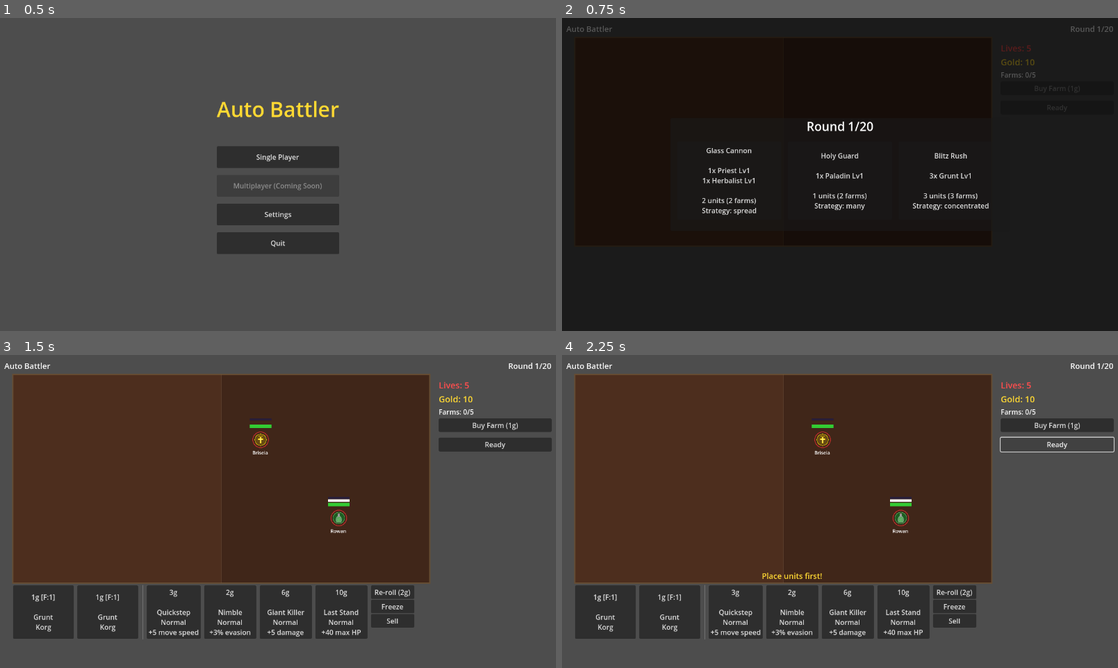
Above: before the commit, frames 1-4 (two rows, left to right).
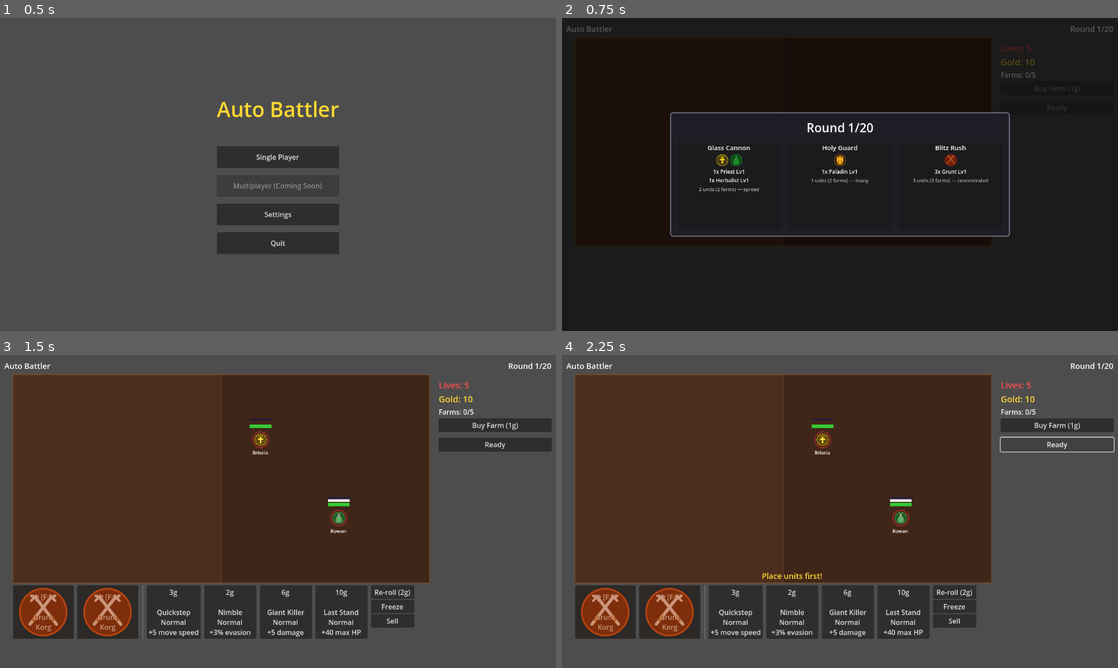
Above: after the commit, the same moments.

Repository: MarcelineVPQ/auto_battler
Game: Godot game, scene res://scenes/menu/main_menu.tscn
Two runs of this game, one before a commit and one after it. Both use one fixed random seed, a clock stepped at 60 frames per second and the inputs below. The engine's default icon, where the game draws it, is replaced by a stand-in: a white triangle on a blue panel in a dark square.
Inputs (mouse positions are in pixels of both pictures, inside the frame that each line leads up to):
- Up to frame 1 (0.5 s): no input
- Up to frame 2 (0.75 s): click "Single Player" at 0.5 s
- Up to frame 3 (1.5 s): click (166, 517) at 1.25 s, where only the run before the commit has a clickable "Glass Cannon 1x Priest Lv1 1x…"
- Up to frame 4 (2.25 s): click "Ready" at 2 s

Frame 1 is identical in both runs. In frame 2, 4.5% of the frame differs, in the area x 19-81%, y 30-70%; in frame 3, 2.2%; in frame 4, 2.2%.

Commit message:
Add survival regen system, class icons on wave/shop cards, and wave panel border
Survival regen: units earn permanent HP regen and mana regen bonuses based on
how long they survive each battle (+0.5 HP/s and +0.1 mana/s per 10s survived),
accumulating across rounds as a snowball mechanic for veteran units.

Wave select UI: bordered panel, rich cards with class-colored hero icons,
centered layout, and red buff indicators showing enemy level scaling.

Shop hero cards: display class icon with matching color tint.

Co-Authored-By: Claude Opus 4.6 <noreply@anthropic.com>

Diff:
--- a/scripts/data/unit_data.gd
+++ b/scripts/data/unit_data.gd
@@ -22,6 +22,7 @@
 @export var max_mana: int = 5
 @export var mana_cost_per_attack: int = 5
 @export var mana_regen_per_second: float = 2.5
+@export var hp_regen_per_second: float = 0.0
 @export var ability_name: String = ""
 @export var ability_desc: String = ""
 @export var ability_cooldown: float = 5.0
--- a/scripts/main.gd
+++ b/scripts/main.gd
@@ -14,6 +14,19 @@
 @onready var ui_layer: CanvasLayer = $UI
 
 var unit_scene: PackedScene = preload("res://scenes/unit/unit.tscn")
+
+# Class color palette for UI cards
+const CLASS_COLORS: Dictionary = {
+	"Grunt": Color(0.85, 0.45, 0.25),
+	"Tank": Color(0.45, 0.55, 0.7),
+	"Archer": Color(0.35, 0.75, 0.35),
+	"Assassin": Color(0.65, 0.3, 0.7),
+	"Warlock": Color(0.6, 0.25, 0.85),
+	"Priest": Color(0.95, 0.9, 0.5),
+	"Herbalist": Color(0.3, 0.8, 0.45),
+	"Summoner": Color(0.3, 0.7, 0.85),
+	"Paladin": Color(1.0, 0.8, 0.3),
+}
 
 # Hero data pool
 var hero_pool: Array[UnitData] = [
@@ -293,6 +306,13 @@
 
 	wave_panel = PanelContainer.new()
 	wave_panel.custom_minimum_size = Vector2(780, 260)
+	var panel_style := StyleBoxFlat.new()
+	panel_style.bg_color = Color(0.12, 0.12, 0.15, 1.0)
+	panel_style.border_color = Color(0.6, 0.6, 0.7, 0.8)
+	panel_style.set_border_width_all(2)
+	panel_style.set_corner_radius_all(6)
+	panel_style.set_content_margin_all(16)
+	wave_panel.add_theme_stylebox_override("panel", panel_style)
 	center.add_child(wave_panel)
 
 	var vbox := VBoxContainer.new()
@@ -314,42 +334,97 @@
 func _show_wave_select() -> void:
 	wave_options = _generate_wave_options()
 	wave_title.text = "Round %d/%d" % [GameManager.current_round, GameManager.MAX_ROUNDS]
-
+	_populate_wave_cards()
+	wave_overlay.visible = true
+
+func _show_wave_select_rematch() -> void:
+	wave_title.text = "Round %d/%d — Rematch" % [GameManager.current_round, GameManager.MAX_ROUNDS]
+	_populate_wave_cards()
+	wave_overlay.visible = true
+
+func _populate_wave_cards() -> void:
 	for child in wave_cards_container.get_children():
 		child.queue_free()
 
 	for i in range(3):
 		var wave: Dictionary = wave_options[i]
 		var btn := Button.new()
-		btn.custom_minimum_size = Vector2(240, 180)
-		btn.text = "%s\n\n%s\n\n%d units (%d farms)\nStrategy: %s" % [
-			wave.name, wave.enemy_text, wave.total_units, wave.total_farms, wave.strategy
-		]
+		btn.custom_minimum_size = Vector2(240, 200)
+
+		var card := VBoxContainer.new()
+		card.add_theme_constant_override("separation", 4)
+		card.mouse_filter = Control.MOUSE_FILTER_IGNORE
+		card.set_anchors_and_offsets_preset(Control.PRESET_FULL_RECT)
+
+		# Strategy title
+		var title := Label.new()
+		title.text = wave.name
+		title.horizontal_alignment = HORIZONTAL_ALIGNMENT_CENTER
+		title.add_theme_font_size_override("font_size", 15)
+		title.mouse_filter = Control.MOUSE_FILTER_IGNORE
+		card.add_child(title)
+
+		# Icon row — one icon per unique enemy class in the wave
+		var icon_row := HBoxContainer.new()
+		icon_row.alignment = BoxContainer.ALIGNMENT_CENTER
+		icon_row.add_theme_constant_override("separation", 4)
+		icon_row.mouse_filter = Control.MOUSE_FILTER_IGNORE
+		icon_row.size_flags_horizontal = Control.SIZE_SHRINK_CENTER
+		var seen_classes: Dictionary = {}
+		for entry in wave.enemies:
+			var data: UnitData = entry.data
+			if seen_classes.has(data.unit_class):
+				continue
+			seen_classes[data.unit_class] = true
+			if data.texture:
+				var tex := TextureRect.new()
+				tex.texture = data.texture
+				tex.custom_minimum_size = Vector2(28, 28)
+				tex.stretch_mode = TextureRect.STRETCH_KEEP_ASPECT_CENTERED
+				tex.expand_mode = TextureRect.EXPAND_FIT_WIDTH_PROPORTIONAL
+				tex.modulate = CLASS_COLORS.get(data.unit_class, Color.WHITE)
+				tex.mouse_filter = Control.MOUSE_FILTER_IGNORE
+				icon_row.add_child(tex)
+		card.add_child(icon_row)
+
+		# Enemy composition text
+		var comp := Label.new()
+		comp.text = wave.enemy_text
+		comp.horizontal_alignment = HORIZONTAL_ALIGNMENT_CENTER
+		comp.add_theme_font_size_override("font_size", 12)
+		comp.mouse_filter = Control.MOUSE_FILTER_IGNORE
+		card.add_child(comp)
+
+		# Enemy buffs — compute max level in the wave and show scaling
+		var max_lvl := 1
+		for entry in wave.enemies:
+			var lvl: int = entry.get("level", 1)
+			if lvl > max_lvl:
+				max_lvl = lvl
+		if max_lvl > 1:
+			var dmg_pct := int((max_lvl - 1) * 45)
+			var spd_pct := int((max_lvl - 1) * 18)
+			var buffs := Label.new()
+			buffs.text = "Buffs: +%d%% DMG/HP, +%d%% ATK spd" % [dmg_pct, spd_pct]
+			buffs.horizontal_alignment = HORIZONTAL_ALIGNMENT_CENTER
+			buffs.add_theme_font_size_override("font_size", 10)
+			buffs.add_theme_color_override("font_color", Color(1.0, 0.55, 0.55))
+			buffs.mouse_filter = Control.MOUSE_FILTER_IGNORE
+			card.add_child(buffs)
+
+		# Summary line
+		var summary := Label.new()
+		summary.text = "%d units (%d farms) — %s" % [wave.total_units, wave.total_farms, wave.strategy]
+		summary.horizontal_alignment = HORIZONTAL_ALIGNMENT_CENTER
+		summary.add_theme_font_size_override("font_size", 11)
+		summary.add_theme_color_override("font_color", Color(0.7, 0.7, 0.7))
+		summary.mouse_filter = Control.MOUSE_FILTER_IGNORE
+		card.add_child(summary)
+
+		btn.add_child(card)
 		var idx := i
 		btn.pressed.connect(func(): _on_wave_selected(idx))
 		wave_cards_container.add_child(btn)
-
-	wave_overlay.visible = true
-
-func _show_wave_select_rematch() -> void:
-	# Same as _show_wave_select but reuses existing wave_options (no new generation)
-	wave_title.text = "Round %d/%d — Rematch" % [GameManager.current_round, GameManager.MAX_ROUNDS]
-
-	for child in wave_cards_container.get_children():
-		child.queue_free()
-
-	for i in range(3):
-		var wave: Dictionary = wave_options[i]
-		var btn := Button.new()
-		btn.custom_minimum_size = Vector2(240, 180)
-		btn.text = "%s\n\n%s\n\n%d units (%d farms)\nStrategy: %s" % [
-			wave.name, wave.enemy_text, wave.total_units, wave.total_farms, wave.strategy
-		]
-		var idx := i
-		btn.pressed.connect(func(): _on_wave_selected(idx))
-		wave_cards_container.add_child(btn)
-
-	wave_overlay.visible = true
 
 func _hide_wave_select() -> void:
 	wave_overlay.visible = false
@@ -557,6 +632,7 @@
 		var slot: Dictionary = shop_slots[i]
 		var btn: Button = shop_buttons[i]
 		btn.modulate = Color(1, 1, 1)
+		btn.icon = null
 		if slot.sold:
 			btn.text = "SOLD"
 			btn.disabled = true
@@ -567,6 +643,13 @@
 				label += "\n\nAuto: Use as EXP\n(Shift: new copy)"
 			btn.text = label
 			btn.disabled = false
+			# Hero icon and class color tint
+			if data.texture:
+				btn.icon = data.texture
+				btn.icon_alignment = HORIZONTAL_ALIGNMENT_CENTER
+				btn.expand_icon = true
+			var cls_color: Color = CLASS_COLORS.get(data.unit_class, Color.WHITE)
+			btn.modulate = cls_color.lightened(0.4)
 		else:
 			var upgrade: Dictionary = slot.data
 			var class_text := ""
@@ -1050,6 +1133,8 @@
 			"instance_ability_desc": unit.instance_ability_desc,
 			"stat_purchases": unit.stat_purchases.duplicate(),
 			"applied_upgrades": saved_upgrades,
+			"survival_hp_regen_bonus": unit.survival_hp_regen_bonus,
+			"survival_mana_regen_bonus": unit.survival_mana_regen_bonus,
 			"stats": {
 				"damage": unit.damage,
 				"max_hp": unit.max_hp,
@@ -1064,7 +1149,8 @@
 				"skill_proc_chance": unit.skill_proc_chance,
 				"max_mana": unit.max_mana,
 				"mana_cost_per_attack": unit.mana_cost_per_attack,
-				"mana_regen_per_second": unit.mana_regen_per_second,
+				"mana_regen_per_second": unit.mana_regen_per_second - unit.survival_mana_regen_bonus,
+				"hp_regen_per_second": unit.hp_regen_per_second - unit.survival_hp_regen_bonus,
 			}
 		})
 
@@ -1085,6 +1171,8 @@
 		if entry.has("instance_ability_desc"):
 			unit.instance_ability_desc = entry.instance_ability_desc
 		unit.stat_purchases = entry.get("stat_purchases", {}).duplicate()
+		unit.survival_hp_regen_bonus = entry.get("survival_hp_regen_bonus", 0.0)
+		unit.survival_mana_regen_bonus = entry.get("survival_mana_regen_bonus", 0.0)
 		var saved_upgrades: Array = entry.get("applied_upgrades", [])
 		for upg in saved_upgrades:
 			unit.applied_upgrades.append(upg.duplicate())
@@ -1105,7 +1193,8 @@
 			unit.max_mana = s.max_mana
 			unit.current_mana = 0
 			unit.mana_cost_per_attack = s.mana_cost_per_attack
-			unit.mana_regen_per_second = s.mana_regen_per_second
+			unit.mana_regen_per_second = s.mana_regen_per_second + unit.survival_mana_regen_bonus
+			unit.hp_regen_per_second = s.get("hp_regen_per_second", 0.0) + unit.survival_hp_regen_bonus
 			unit.health_bar.max_value = s.max_hp
 			unit.health_bar.value = s.max_hp
 			unit._update_armor_bar()
@@ -1298,6 +1387,7 @@
 	AudioManager.play("round_start")
 
 func _on_combat_ended(player_won: bool) -> void:
+	_apply_survival_regen_bonuses()
 	var is_first_loss := not player_won and not GameManager.first_loss_given
 	GameManager.end_battle(player_won)
 	if player_won:
@@ -1333,6 +1423,22 @@
 	)
 	ui_layer.add_child(btn)
 
+func _apply_survival_regen_bonuses() -> void:
+	for entry in player_squad:
+		var unit_name: String = entry.get("display_name", "")
+		if unit_name == "" or not combat_system.survival_times.has(unit_name):
+			continue
+		var survived_seconds: float = combat_system.survival_times[unit_name]
+		var hp_regen_earned: float = survived_seconds / 10.0 * 0.5
+		var mana_regen_earned: float = survived_seconds / 10.0 * 0.1
+		entry.survival_hp_regen_bonus = entry.get("survival_hp_regen_bonus", 0.0) + hp_regen_earned
+		entry.survival_mana_regen_bonus = entry.get("survival_mana_regen_bonus", 0.0) + mana_regen_earned
+		# Update saved stats to include new bonuses
+		if entry.has("stats"):
+			entry.stats.hp_regen_per_second = entry.stats.get("hp_regen_per_second", 0.0) + hp_regen_earned
+			entry.stats.mana_regen_per_second = entry.stats.mana_regen_per_second + mana_regen_earned
+		_on_combat_event("[color=yellow]%s survived %.0fs — earned +%.1f HP regen/s, +%.1f mana regen/s[/color]" % [unit_name, survived_seconds, hp_regen_earned, mana_regen_earned])
+
 func _start_next_round() -> void:
 	board.clear_all()
 	board.deselect()
@@ -1451,6 +1557,18 @@
 	_add_stat_row(unit, "move_speed", "Move Speed", "%.0f" % unit.move_speed, can_buy, 5.0)
 	_add_stat_row(unit, "crit_chance", "Crit", "%.0f%%" % unit.crit_chance, can_buy, 1.0)
 	_add_stat_row(unit, "skill_proc_chance", "Skill Proc", "%.0f%%" % unit.skill_proc_chance, can_buy, 1.0)
+
+	# Survival Regen section (shown only when nonzero)
+	if unit.survival_hp_regen_bonus > 0.0 or unit.survival_mana_regen_bonus > 0.0:
+		info_panel.add_child(HSeparator.new())
+		var regen_header := Label.new()
+		regen_header.add_theme_font_size_override("font_size", 14)
+		regen_header.text = "Survival Regen:"
+		info_panel.add_child(regen_header)
+		if unit.survival_hp_regen_bonus > 0.0:
+			_add_stat_display("HP Regen/s", "+%.1f" % unit.survival_hp_regen_bonus)
+		if unit.survival_mana_regen_bonus > 0.0:
+			_add_stat_display("Mana Regen bonus", "+%.1f" % unit.survival_mana_regen_bonus)
 
 	# Applied upgrades section — stacked with repurchase buttons
 	info_panel.add_child(HSeparator.new())
--- a/scripts/unit/combat_system.gd
+++ b/scripts/unit/combat_system.gd
@@ -11,6 +11,8 @@
 var board: Board
 var is_fighting: bool = false
 var tick_timer: float = 0.0
+var combat_elapsed: float = 0.0
+var survival_times: Dictionary = {}  # display_name -> seconds survived
 var archer_data: UnitData = preload("res://resources/units/archer.tres")
 var tank_data: UnitData = preload("res://resources/units/tank.tres")
 var warlock_data: UnitData = preload("res://resources/units/warlock.tres")
@@ -21,6 +23,8 @@
 func start_combat() -> void:
 	is_fighting = true
 	tick_timer = 0.0
+	combat_elapsed = 0.0
+	survival_times.clear()
 	for unit in board.all_units:
 		unit.attack_timer = 0.0
 		unit.ability_timer = 0.0
@@ -28,9 +32,21 @@
 			# Primed units start with full mana — ability fires immediately
 			unit.current_mana = unit.max_mana
 			unit._update_mana_bar()
+		# Track survival time for player units
+		if unit.team == Unit.Team.PLAYER:
+			unit.died.connect(_on_player_unit_died, CONNECT_ONE_SHOT)
 
 func stop_combat() -> void:
 	is_fighting = false
+
+func _on_player_unit_died(unit: Unit) -> void:
+	if unit.display_name != "":
+		survival_times[unit.display_name] = combat_elapsed
+
+func _record_surviving_player_times() -> void:
+	for unit in board.get_units_on_team(Unit.Team.PLAYER):
+		if not unit.is_dead and unit.display_name != "":
+			survival_times[unit.display_name] = combat_elapsed
 
 func _process(delta: float) -> void:
 	if not is_fighting:
@@ -42,16 +58,20 @@
 		_process_tick()
 
 func _process_tick() -> void:
+	combat_elapsed += TICK_INTERVAL
+
 	var player_units := board.get_units_on_team(Unit.Team.PLAYER)
 	var enemy_units := board.get_units_on_team(Unit.Team.ENEMY)
 
 	# Win/lose check
 	if player_units.is_empty():
 		is_fighting = false
+		_record_surviving_player_times()
 		combat_ended.emit(false)
 		return
 	if enemy_units.is_empty():
 		is_fighting = false
+		_record_surviving_player_times()
 		combat_ended.emit(true)
 		return
 
@@ -73,6 +93,14 @@
 			unit.max_mana
 		)
 		unit._update_mana_bar()
+
+		# HP regen
+		if unit.hp_regen_per_second > 0.0 and unit.current_hp < unit.max_hp:
+			unit.current_hp = mini(
+				unit.current_hp + int(unit.hp_regen_per_second * TICK_INTERVAL),
+				unit.max_hp
+			)
+			unit.health_bar.value = unit.current_hp
 
 		# Ability trigger: when mana is full, fire ability and reset
 		if unit.current_mana >= unit.max_mana:
--- a/scripts/unit/unit.gd
+++ b/scripts/unit/unit.gd
@@ -48,7 +48,12 @@
 var current_mana: int
 var mana_cost_per_attack: int
 var mana_regen_per_second: float
+var hp_regen_per_second: float
 var ability_cooldown: float
+
+# Accumulated survival regen bonuses (earned from surviving battles)
+var survival_hp_regen_bonus: float = 0.0
+var survival_mana_regen_bonus: float = 0.0
 
 # Timers
 var attack_timer: float = 0.0
@@ -81,6 +86,7 @@
 	current_mana = 0
 	mana_cost_per_attack = data.mana_cost_per_attack
 	mana_regen_per_second = data.mana_regen_per_second
+	hp_regen_per_second = data.hp_regen_per_second
 	ability_cooldown = data.ability_cooldown
 
 func _ready() -> void:
